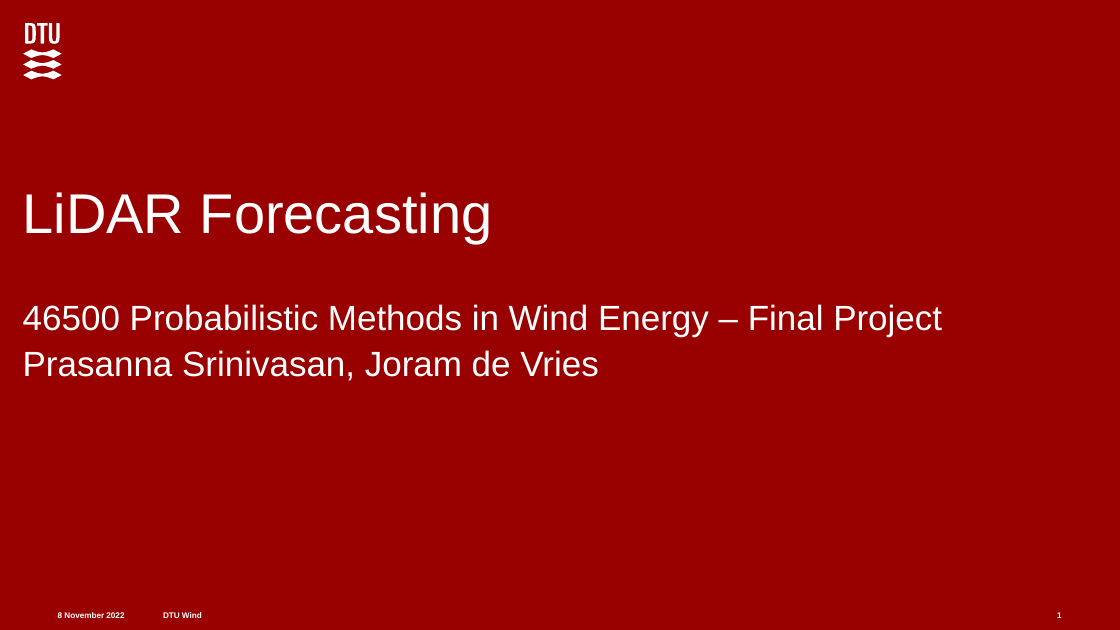
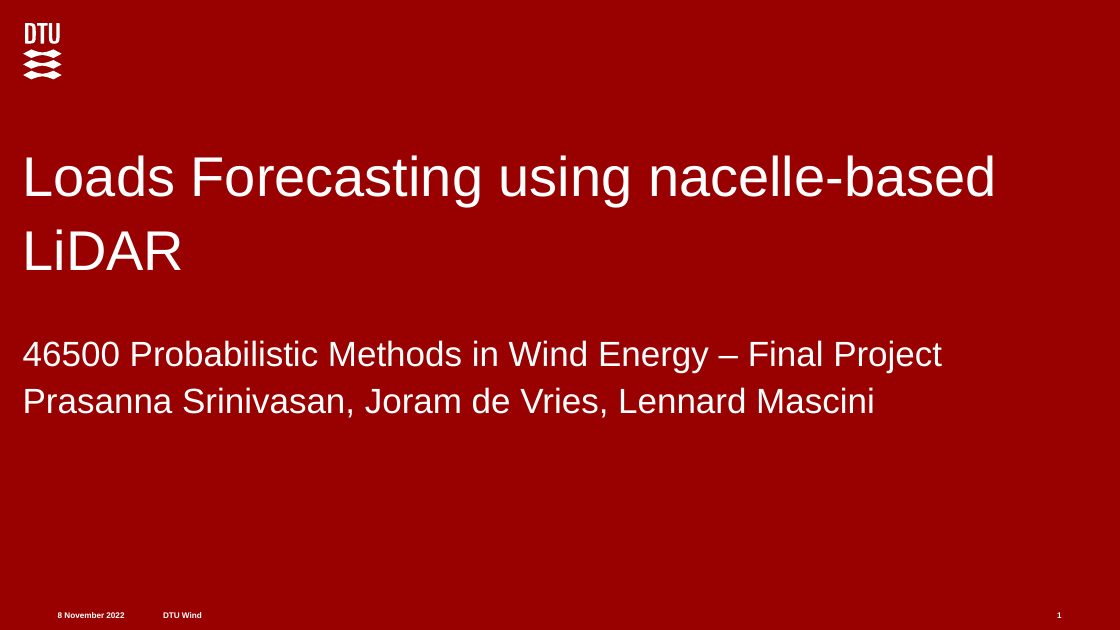
Before and after one commit to joramdevries/ProbabilisticMethods, a slide deck: slide 1 of Final_Project/FeedbackPresentation.pptx. Drawn at 1120x630 pixels with LibreOffice and Linux fonts; fonts in the diff are those of the drawing. Boxes give left, top, right and bottom in pixels: in the first picture for what was removed or moved away, otherwise in the second. Text is boxed around its words. In the diff, an @@ line names an element or a change of style, - is before the commit and + after.

```diff
--- a/Final_Project/FeedbackPresentation.pptx
+++ b/Final_Project/FeedbackPresentation.pptx
@@ subtitle at <box>23,155,997,270</box>: text changed @@
-LiDAR Forecasting
+Loads Forecasting using nacelle-based LiDAR
@@ subtitle at <box>23,387,875,418</box>: text changed @@
-Prasanna Srinivasan, Joram de Vries
+Prasanna Srinivasan, Joram de Vries, Lennard Mascini
```
Also in this commit, not shown: 6 other slides changed, 1 slide added, 1 slide removed, 3 other files.
